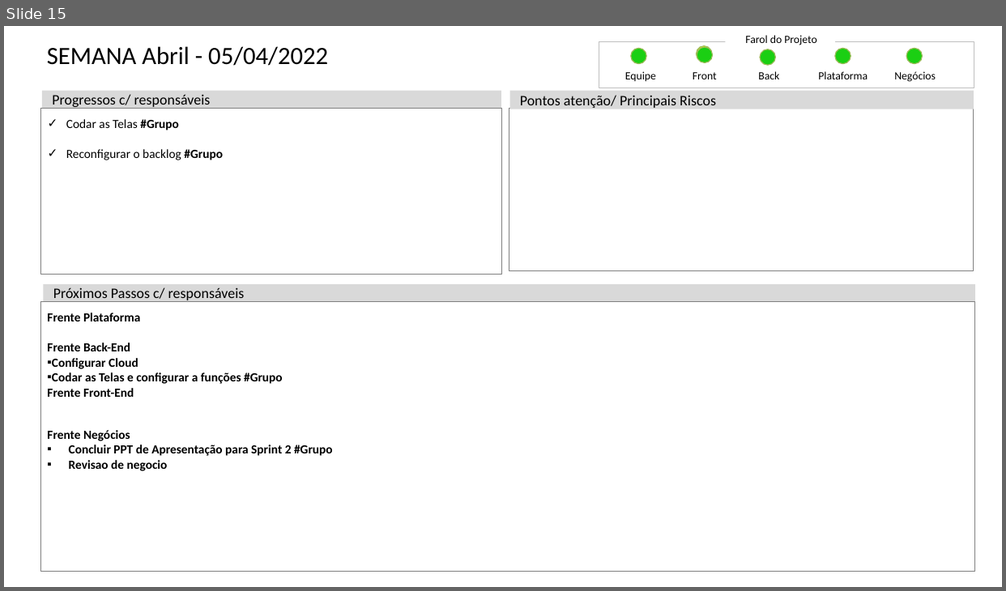
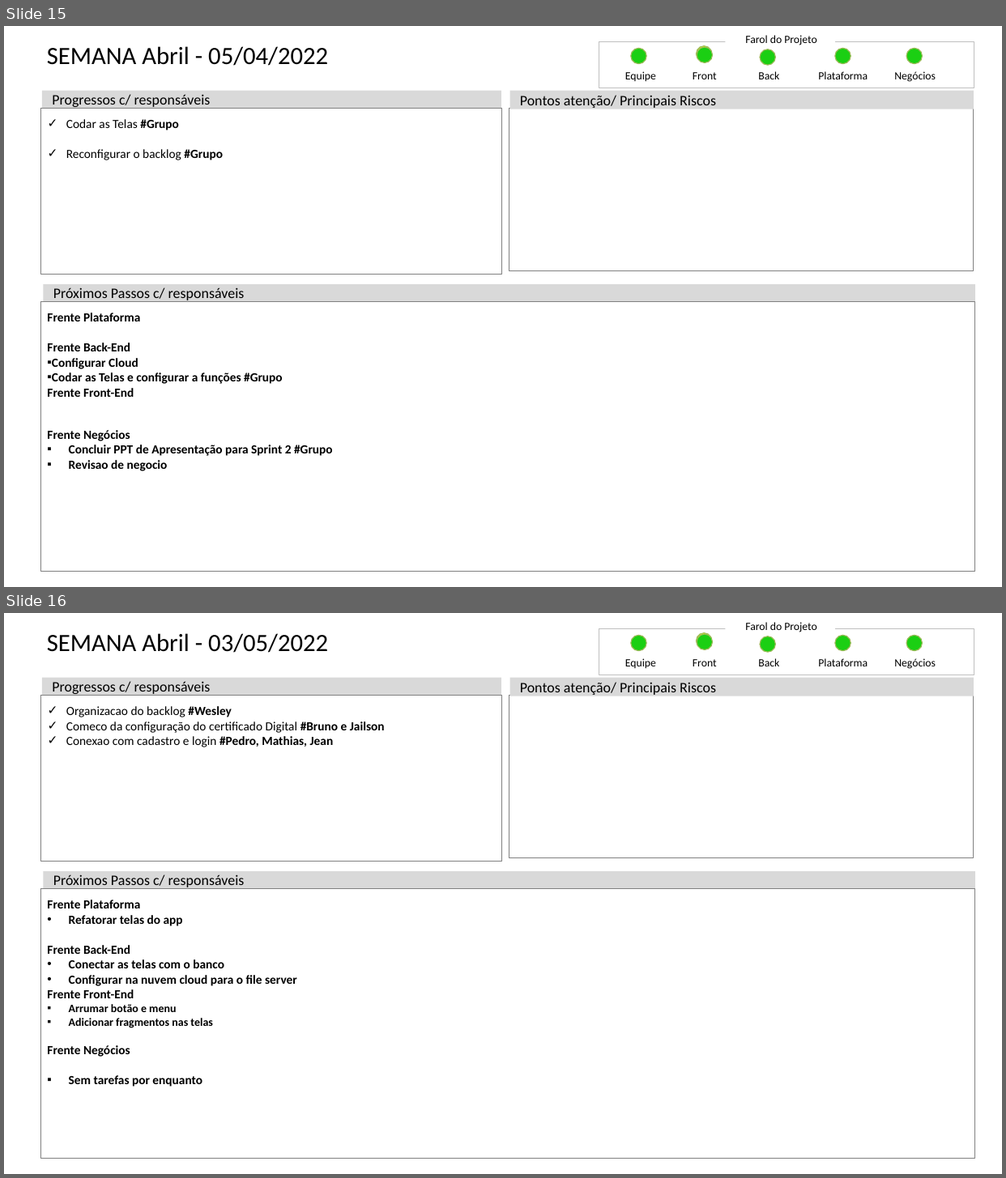
Before and after one commit to Biellferraz/Resenha, a slide deck: documentacao/status-report/Status_Report_-_Grupo_09.pptx. Shown one above the other, each under a label of ours: slide 15 before the commit, slides 15 and 16 after it. The pictures are 1006x591 and 1006x1178 pixels, drawn with LibreOffice and Linux fonts; fonts in the diff are those of the drawing. Boxes give left, top, right and bottom in pixels: in the first picture for what was removed or moved away, otherwise in the second. Text is boxed around its words. In the diff, an @@ line names an element or a change of style, - is before the commit and + after.

Commit message:
[mobile]Inicio do agendamento com banco

```diff
--- a/documentacao/status-report/Status_Report_-_Grupo_09.pptx
+++ b/documentacao/status-report/Status_Report_-_Grupo_09.pptx
@@ slide 16 added at (x1=4, y1=613, x2=1002, y2=1174), background #FFFFFF @@
@@ title added at (x1=47, y1=633, x2=328, y2=653), 26.5 pt, text #000000 @@
+SEMANA Abril - 03/05/2022
@@ rectangle added at (x1=599, y1=628, x2=974, y2=675), outline #BFBFBF 0.5 pt @@
@@ ellipse added at (x1=631, y1=636, x2=646, y2=651), fill #1BCF13, outline #9BBB59 1 pt @@
@@ ellipse added at (x1=697, y1=632, x2=712, y2=649), fill #FFFF00, outline #9BBB59 1 pt @@
@@ ellipse added at (x1=697, y1=634, x2=712, y2=649), fill #1BCF13, outline #9BBB59 1 pt @@
@@ text added at (x1=745, y1=622, x2=817, y2=632), 11.8 pt, text #000000 @@
+Farol do Projeto
@@ ellipse added at (x1=760, y1=636, x2=775, y2=652), fill #1BCF13, outline #9BBB59 1 pt @@
@@ ellipse added at (x1=835, y1=636, x2=850, y2=651), fill #1BCF13, outline #9BBB59 1 pt @@
@@ ellipse added at (x1=906, y1=636, x2=922, y2=651), fill #1BCF13, outline #9BBB59 1 pt @@
@@ text added at (x1=625, y1=658, x2=656, y2=669), 11.8 pt, text #000000 @@
+Equipe
@@ text added at (x1=692, y1=659, x2=717, y2=666), 11.8 pt, text #000000 @@
+Front
@@ text added at (x1=758, y1=658, x2=779, y2=666), 11.8 pt, text #000000 @@
+Back
@@ text added at (x1=818, y1=658, x2=867, y2=666), 11.8 pt, text #000000 @@
+Plataforma
@@ text added at (x1=894, y1=658, x2=936, y2=669), 11.8 pt, text #000000 @@
+Negócios
@@ rectangle added at (x1=42, y1=678, x2=501, y2=695), fill #D9D9D9, 15.4 pt, text #000000 @@
+Progressos c/ responsáveis
@@ rectangle added at (x1=509, y1=678, x2=974, y2=696), fill #D9D9D9, 15.4 pt, text #000000 @@
+Pontos atenção/ Principais Riscos
@@ rectangle added at (x1=40, y1=695, x2=501, y2=862), outline #808080 1 pt, 13.2 pt, text #000000 @@
+✓ Organizacao do backlog #Wesley
+✓ Comeco da configuração do certificado Digital #Bruno e Jailson
+✓ Conexao com cadastro e login #Pedro, Mathias, Jean
@@ rectangle added at (x1=509, y1=695, x2=974, y2=858), outline #808080 1 pt @@
@@ rectangle added at (x1=44, y1=871, x2=975, y2=889), fill #D9D9D9, 15.4 pt, text #000000 @@
+Próximos Passos c/ responsáveis
@@ rectangle added at (x1=40, y1=889, x2=975, y2=1159), outline #808080 1 pt, 13.2 pt, text #000000, bold @@
+  Frente Plataforma
+  • Refatorar telas do app
+  Frente Back-End
+  • Conectar as telas com o banco
+  • Configurar na nuvem cloud para o file server
+  Frente Front-End
+  ▪ Arrumar botão e menu
+  ▪ Adicionar fragmentos nas telas
+  Frente Negócios
+  ▪ Sem tarefas por enquanto
```
Also in this commit, not shown: 9 other files.
